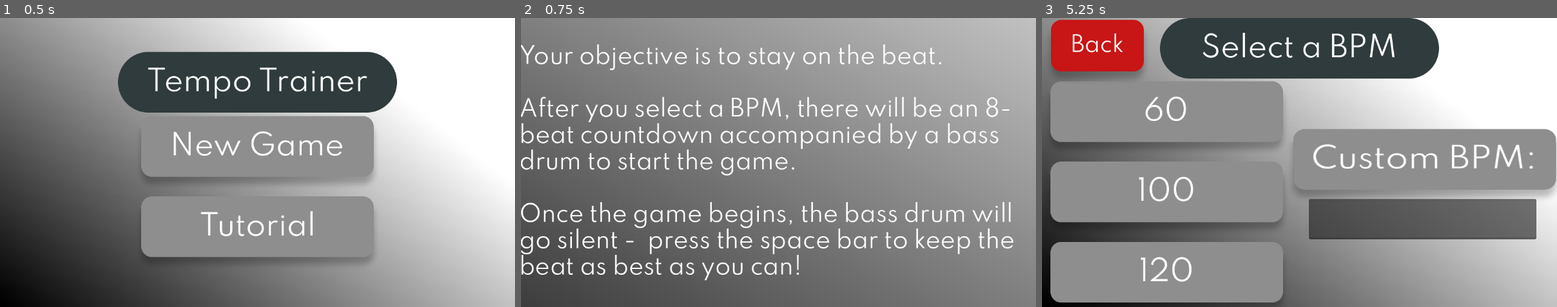
Above: before the commit, frames 1-3 (left to right).
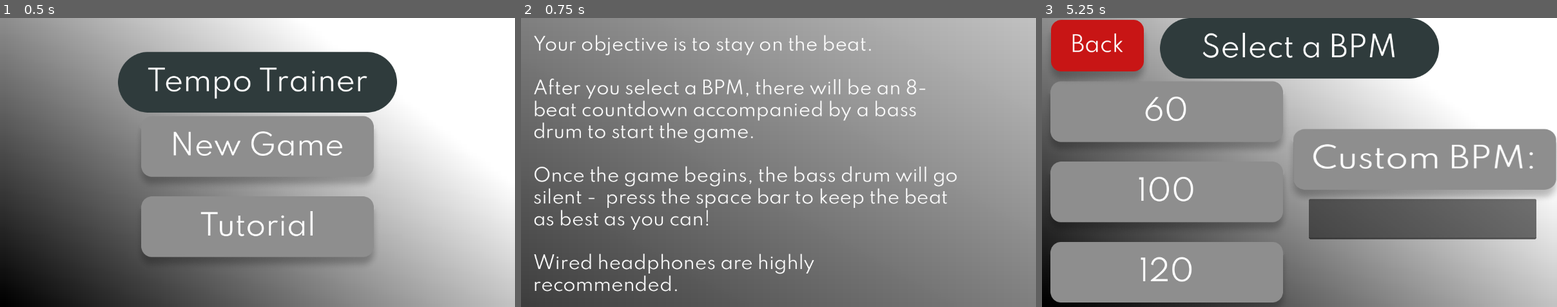
Above: after the commit, the same moments.

Repository: dbm19/tempo_trainer
Game: Godot game, scene res://main_menu.tscn
The game is run twice, just before and just after one commit, with the same random seed, the same clock (stepped at 60 frames per second) and the same inputs.
Inputs (mouse positions are in pixels of both pictures, inside the frame that each line leads up to):
- Up to frame 1 (0.5 s): no input
- Up to frame 2 (0.75 s): click (778, 234) at 0.5 s
- Up to frame 3 (5.25 s): tap Enter at 1.25, 2.75, 4.25 s; move the mouse to (1412, 148) at 1.27 s; tap Space (player_hit) at 1.35, 2, 2.1, 2.85, 3.5, 3.6, 4.35 s; move the mouse to (1196, 176) at 2.02 s; move the mouse to (1351, 98) at 2.77 s; move the mouse to (1273, 220) at 3.52 s; move the mouse to (1454, 205) at 4.27 s; tap Escape (escape) at 4.9 s; click (1299, 153) at 5 s

Frame 1 is identical in both runs. In frame 2, 14% of the frame differs, in the area x 0-96%, y 5-95%; in frame 3, nothing differs.

Commit message:
Added note of wearing wired headphones

Diff:
--- a/back_button.gd
+++ b/back_button.gd
@@ -13,3 +13,11 @@
 
 func _on_pressed() -> void:
 	get_tree().change_scene_to_file("res://main_menu.tscn")
+	Global.menu_sound.playing = true
+
+
+func _on_mouse_entered() -> void:
+	icon = load("res://art_assets/back_button_hovered.png")
+
+func _on_mouse_exited() -> void:
+	icon = load("res://art_assets/back_button_hovered.png")
--- a/bpm_select.gd
+++ b/bpm_select.gd
@@ -30,3 +30,7 @@
 	if new_text.is_valid_int() && int(new_text) > 0:
 		Global.selected_bpm = int(new_text)
 		get_tree().change_scene_to_file("res://game_length_select.tscn")
+
+
+func _on_back_button_mouse_entered() -> void:
+	pass # Replace with function body.
--- a/bpm_select.tscn
+++ b/bpm_select.tscn
@@ -117,5 +117,6 @@
 [connection signal="pressed" from="BpmButtonsContainer/SixtyBpmButton" to="." method="_on_sixty_bpm_button_pressed"]
 [connection signal="pressed" from="BpmButtonsContainer/HundredBpmButton" to="." method="_on_hundred_bpm_button_pressed"]
 [connection signal="pressed" from="BpmButtonsContainer/OneTwentyBpmButton" to="." method="_on_one_twenty_bpm_button_pressed"]
+[connection signal="mouse_entered" from="BackButton" to="BackButton" method="_on_mouse_entered"]
 [connection signal="pressed" from="BackButton" to="BackButton" method="_on_pressed"]
 [connection signal="text_submitted" from="BpmInput" to="." method="_on_bpm_input_text_submitted"]
--- a/game.tscn
+++ b/game.tscn
@@ -59,6 +59,7 @@
 
 [node name="BassDrum" type="AudioStreamPlayer2D" parent="."]
 stream = ExtResource("1_1vjy8")
+volume_db = 10.0
 
 [node name="BassDrumTimer" type="Timer" parent="BassDrum"]
 wait_time = 0.4
--- a/game_length_select.gd
+++ b/game_length_select.gd
@@ -5,15 +5,13 @@
 func _ready() -> void:
 	pass # Replace with function body.
 
-
 # Called every frame. 'delta' is the elapsed time since the previous frame.
 func _process(delta: float) -> void:
 	pass
 
-
 func _on_back_button_pressed() -> void:
+	Global.menu_sound.playing = true
 	get_tree().change_scene_to_file("res://bpm_select.tscn")
-
 
 func _on_sixteen_beats_button_pressed() -> void:
 	Global.selected_length = 16
--- a/global.gd
+++ b/global.gd
@@ -2,11 +2,13 @@
 
 var selected_bpm
 var selected_length
+var menu_sound
 
 # Called when the node enters the scene tree for the first time.
 func _ready() -> void:
 	selected_bpm = 120
 	selected_length = 16
+	menu_sound = get_node("MenuSound")
 
 # Called every frame. 'delta' is the elapsed time since the previous frame.
 func _process(delta: float) -> void:
--- a/global.tscn
+++ b/global.tscn
@@ -1,6 +1,10 @@
-[gd_scene load_steps=2 format=3 uid="uid://cjn3s7kdafng"]
+[gd_scene load_steps=3 format=3 uid="uid://cjn3s7kdafng"]
 
 [ext_resource type="Script" path="res://global.gd" id="1_sqbur"]
+[ext_resource type="AudioStream" uid="uid://4tiboojh50sw" path="res://sounds/menu_sound.wav" id="2_ho6d0"]
 
 [node name="Global" type="Node"]
 script = ExtResource("1_sqbur")
+
+[node name="MenuSound" type="AudioStreamPlayer2D" parent="."]
+stream = ExtResource("2_ho6d0")
--- a/tutorial.tscn
+++ b/tutorial.tscn
@@ -33,17 +33,19 @@
 anchor_top = 0.5
 anchor_right = 0.5
 anchor_bottom = 0.5
-offset_left = -580.0
-offset_top = -264.0
-offset_right = 580.0
-offset_bottom = 264.0
+offset_left = -549.0
+offset_top = -286.0
+offset_right = 414.0
+offset_bottom = 299.0
 grow_horizontal = 2
 grow_vertical = 2
 theme_override_fonts/font = ExtResource("1_ra2ne")
-theme_override_font_sizes/font_size = 50
+theme_override_font_sizes/font_size = 40
 text = "Your objective is to stay on the beat.
 
 After you select a BPM, there will be an 8-beat countdown accompanied by a bass drum to start the game.
 
-Once the game begins, the bass drum will go silent -  press the space bar to keep the beat as best as you can!"
+Once the game begins, the bass drum will go silent -  press the space bar to keep the beat as best as you can!
+
+Wired headphones are highly recommended."
 autowrap_mode = 2
Binary file added: art_assets/back_button_hovered.png
Not shown, added: art_assets/back_button_hovered.png.import
Binary file added: art_assets/back_button_pressed.png
Not shown, added: art_assets/back_button_pressed.png.import
Not shown, added: menu_sound.wav.import
Not shown, added: sounds/menu_sound.wav.import
Not shown, changed: .DS_Store
Not shown, added: sounds/menu_sound.wav
